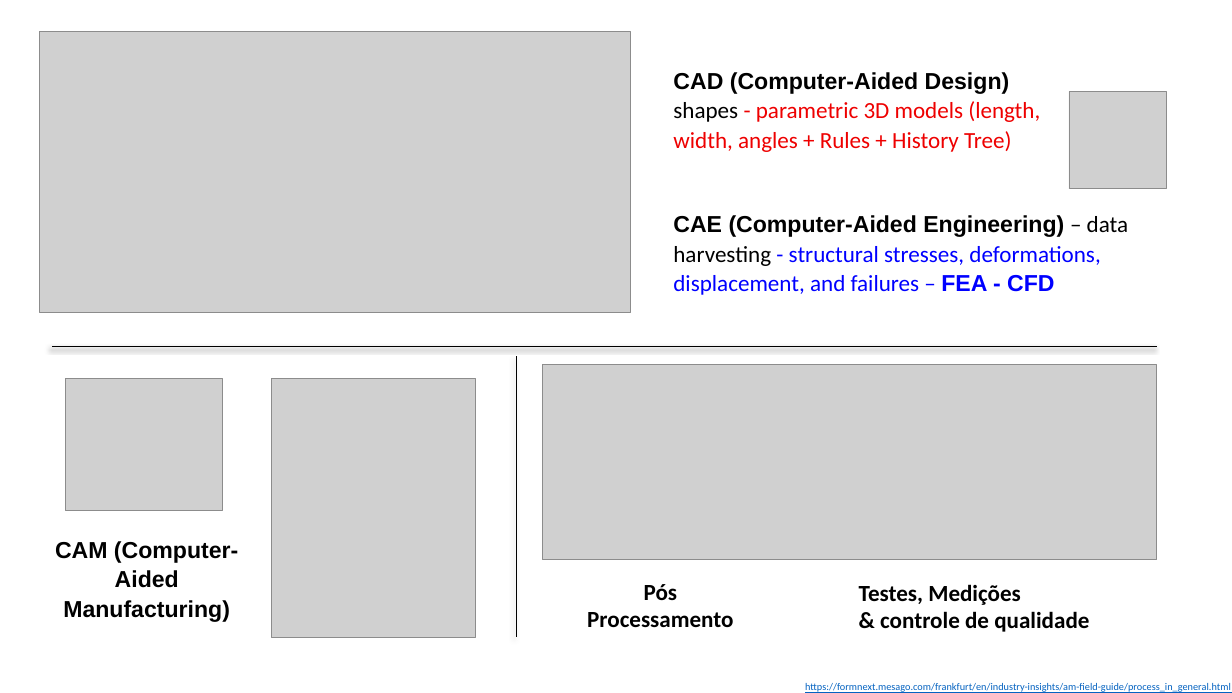
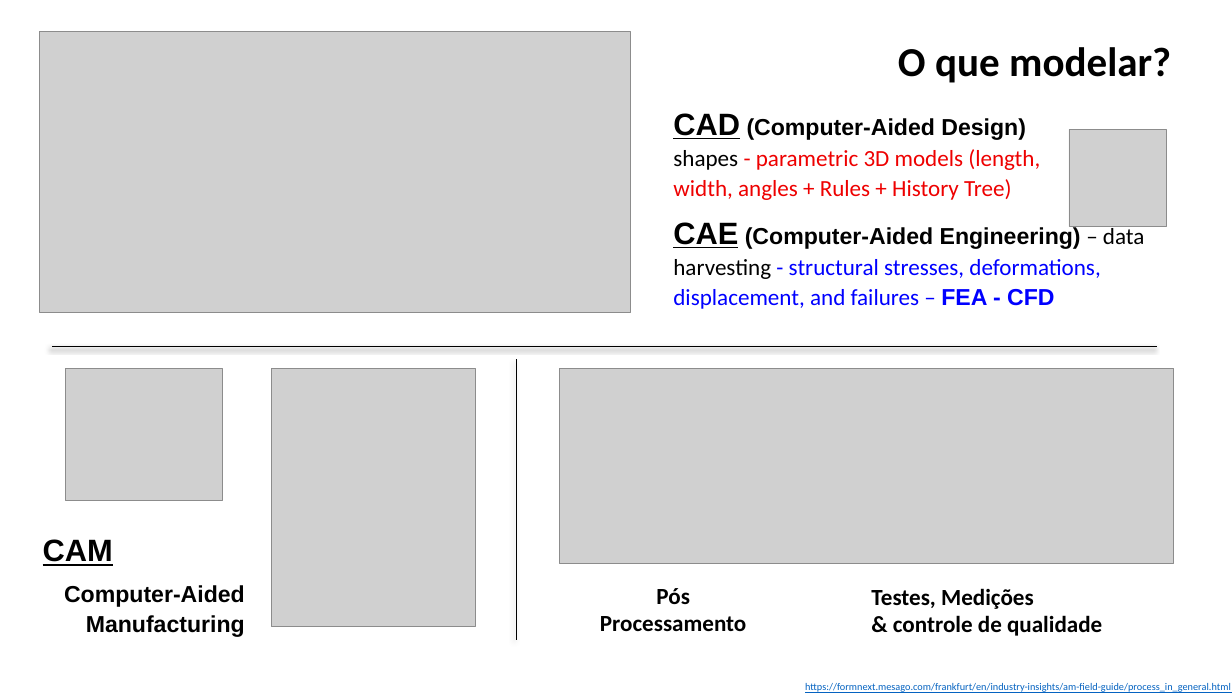
Before and after one commit to grossiRM/AM_FEG, a slide deck: slide 9 of Plano_V02_iii_AM_FEG/d.pptx (slide 4 before the commit). Drawn at 1232x693 pixels with LibreOffice and Linux fonts; fonts in the diff are those of the drawing; grey boxes stand for pictures. Boxes give left, top, right and bottom in pixels: in the first picture for what was removed or moved away, otherwise in the second. Text is boxed around its words. In the diff, an @@ line names an element or a change of style, - is before the commit and + after.

```diff
--- a/Plano_V02_iii_AM_FEG/d.pptx
+++ b/Plano_V02_iii_AM_FEG/d.pptx
@@ text added at box(898, 47, 1171, 83), 32 pt, text #000000, bold @@
+O que modelar?
@@ text "CAD (Computer-Aided Design) shapes - ...": place and size @@
-text "CAD (Computer-Aided Design) shapes - ..." at box(673, 72, 1040, 152)
+text "CAD (Computer-Aided Design) shapes - ..." at box(673, 113, 1040, 200)
@@ text "CAD (Computer-Aided Design) shapes - ..." at box(673, 113, 1040, 200): size 18 to 24 pt, underline on in "CAD" @@
@@ picture: place and size @@
-picture at box(1069, 91, 1166, 189)
+picture at box(1069, 129, 1166, 226)
@@ text "CAE (Computer-Aided Engineering) – data ..." at box(673, 222, 1145, 309): size 18 to 24 pt, underline on in "CAE" @@
@@ picture: place and size @@
-picture at box(66, 379, 223, 511)
+picture at box(66, 369, 223, 501)
@@ picture: place and size @@
-picture at box(272, 379, 475, 638)
+picture at box(272, 369, 475, 628)
@@ picture: place and size @@
-picture at box(543, 365, 1157, 560)
+picture at box(559, 369, 1174, 564)
@@ text at box(43, 539, 245, 637): text changed @@
-CAM (Computer-Aided Manufacturing)
+CAM
+Computer-Aided Manufacturing
@@ text "Pós Processamento": place and size @@
-text "Pós Processamento" at box(587, 584, 733, 627)
+text "Pós Processamento" at box(600, 588, 746, 631)
@@ text "Testes, Medições": place and size @@
-text "Testes, Medições" at box(859, 584, 1089, 632)
+text "Testes, Medições" at box(871, 588, 1102, 636)
```
Also in this commit, not shown: 10 other slides changed, 10 slides added, 2 slides removed, 7 other files.
